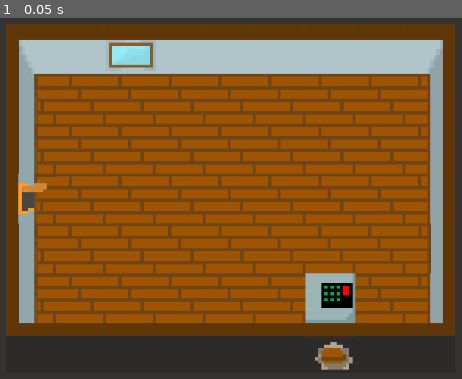
Above: before the commit, frame 1.
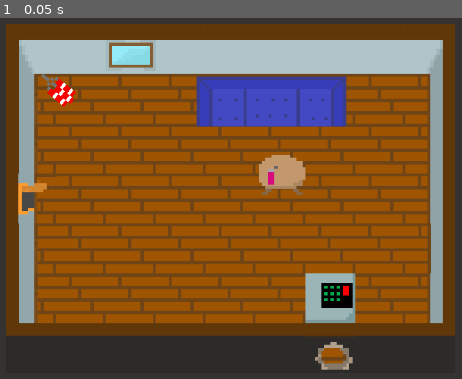
Above: after the commit, the same moment.

Repository: Warreign/fragments-of-me
Game: Godot game, scene res://rooms/living_room.tscn
The game is run twice, just before and just after one commit, with the same random seed, the same clock (stepped at 60 frames per second) and the same inputs. This scene is started directly instead of the project's main scene.
Inputs:
- Up to frame 1 (0.05 s): no input

The runs differ from the first frame. In frame 1, 5.8% of the frame differs, in the area x 8-76%, y 15-50%.
Error in both runs: Assertion failed. (res://common/controller.gd:17)

Commit message:
Update living_room.tscn

Diff:
--- a/rooms/living_room.tscn
+++ b/rooms/living_room.tscn
@@ -7,6 +7,25 @@
 [ext_resource type="PackedScene" uid="uid://cvogxl1ccrhnf" path="res://objects/static_interactable.tscn" id="6_2lyar"]
 [ext_resource type="PackedScene" uid="uid://bghbvcto7nwvq" path="res://objects/door.tscn" id="7_k5bti"]
 [ext_resource type="Texture2D" uid="uid://lyx3tywyiy4n" path="res://art/items.png" id="7_tfalp"]
+
+[sub_resource type="RectangleShape2D" id="RectangleShape2D_mkbd2"]
+size = Vector2(49, 20)
+
+[sub_resource type="AtlasTexture" id="AtlasTexture_b6632"]
+atlas = ExtResource("7_tfalp")
+region = Rect2(0, 48, 48, 16)
+
+[sub_resource type="CircleShape2D" id="CircleShape2D_pt423"]
+
+[sub_resource type="AtlasTexture" id="AtlasTexture_5wp31"]
+atlas = ExtResource("7_tfalp")
+region = Rect2(48, 48, 16, 16)
+
+[sub_resource type="CircleShape2D" id="CircleShape2D_tvjrf"]
+
+[sub_resource type="AtlasTexture" id="AtlasTexture_kngn2"]
+atlas = ExtResource("7_tfalp")
+region = Rect2(64, 16, 16, 15)
 
 [sub_resource type="RectangleShape2D" id="RectangleShape2D_cpp80"]
 size = Vector2(22, 21)
@@ -17,6 +36,12 @@
 [sub_resource type="AtlasTexture" id="AtlasTexture_3fafc"]
 atlas = ExtResource("7_tfalp")
 region = Rect2(128, 32, 16, 16)
+
+[sub_resource type="CircleShape2D" id="CircleShape2D_e0t7r"]
+
+[sub_resource type="AtlasTexture" id="AtlasTexture_q0o7i"]
+atlas = ExtResource("7_tfalp")
+region = Rect2(80, 16, 16, 16)
 
 [node name="LivingRoom" type="Node2D"]
 script = ExtResource("1_8go0i")
@@ -56,10 +81,35 @@
 position = Vector2(1.71189, 28.7394)
 
 [node name="Sofa" parent="." instance=ExtResource("6_2lyar")]
+position = Vector2(23, -38)
+
+[node name="CollisionCollider" parent="Sofa/StaticBody2D" index="0"]
+position = Vector2(0.5, 0)
+shape = SubResource("RectangleShape2D_mkbd2")
+
+[node name="Sprite2D" parent="Sofa" index="2"]
+texture = SubResource("AtlasTexture_b6632")
 
 [node name="CoffeeTable" parent="." instance=ExtResource("6_2lyar")]
+position = Vector2(26, -15)
+
+[node name="CollisionCollider" parent="CoffeeTable/StaticBody2D" index="0"]
+position = Vector2(3, 1)
+shape = SubResource("CircleShape2D_pt423")
+
+[node name="Sprite2D" parent="CoffeeTable" index="2"]
+texture = SubResource("AtlasTexture_5wp31")
 
 [node name="Fire" parent="." instance=ExtResource("6_2lyar")]
+position = Vector2(24, -17)
+
+[node name="InteractionCollider" parent="Fire" index="0"]
+position = Vector2(-4, 3)
+shape = SubResource("CircleShape2D_tvjrf")
+
+[node name="Sprite2D" parent="Fire" index="2"]
+position = Vector2(2, 0)
+texture = SubResource("AtlasTexture_kngn2")
 
 [node name="Safe" parent="." instance=ExtResource("6_2lyar")]
 position = Vector2(42, 25)
@@ -75,5 +125,19 @@
 [node name="Sprite2D" parent="Safe" index="2"]
 texture = SubResource("AtlasTexture_3fafc")
 
+[node name="TNT" parent="." instance=ExtResource("6_2lyar")]
+position = Vector2(-43, -42)
+rotation = -2.45803
+
+[node name="InteractionCollider" parent="TNT" index="0"]
+shape = SubResource("CircleShape2D_e0t7r")
+
+[node name="Sprite2D" parent="TNT" index="2"]
+texture = SubResource("AtlasTexture_q0o7i")
+
 [editable path="Hole"]
+[editable path="Sofa"]
+[editable path="CoffeeTable"]
+[editable path="Fire"]
 [editable path="Safe"]
+[editable path="TNT"]
Not shown: 1 places in rooms/living_room.tscn that only renumber resources
